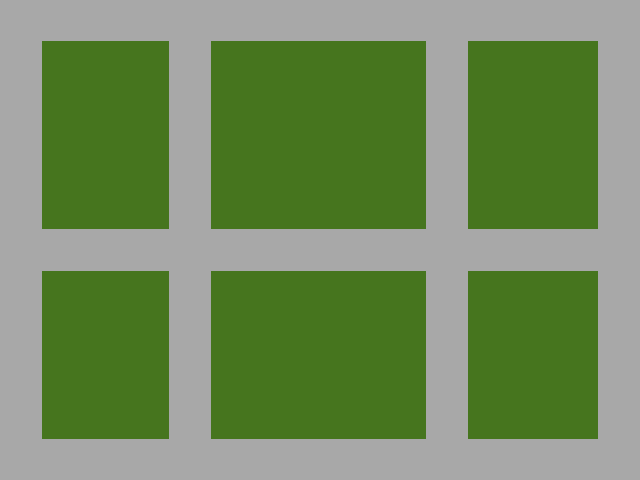
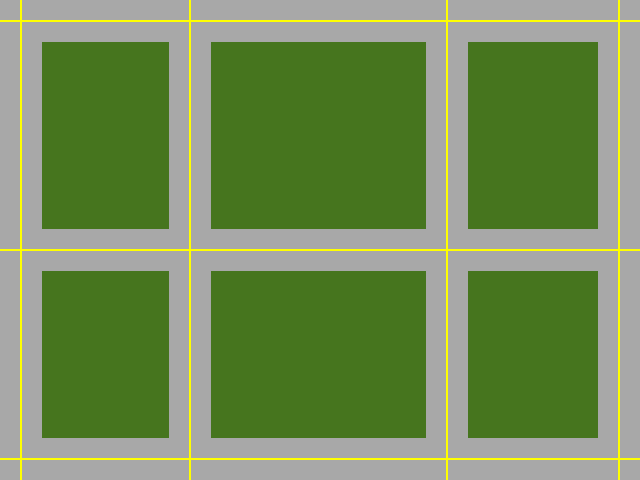
Layer changes from the first 640×480 image to the second:
added group "Road Lines" with 7 layers above "Road" over (0, 0, 640, 480)
added layer "Road Line copy 2" in group "Road Lines" over (618, 0, 620, 480)
added layer "Road Line copy" in group "Road Lines" over (446, 0, 448, 480)
added layer "Road Line copy 6" in group "Road Lines" over (0, 458, 640, 460)
added layer "Road Line copy 5" in group "Road Lines" over (0, 20, 640, 22)
added layer "Road Line copy 4" in group "Road Lines" over (0, 249, 640, 251)
added layer "Road Line copy 3" in group "Road Lines" over (20, 0, 22, 480)
added layer "Road Line" in group "Road Lines" over (189, 0, 191, 480)
added group "Road" (1st of 2) with 7 layers above "Layer 0" over (0, 0, 640, 480)
moved "Road copy 4" into group "Road", painted on it over (39, 438, 617, 480)
moved "Road copy 3" into group "Road" over (6, 229, 617, 271)
moved "Road copy 2" into group "Road", painted on it over (29, 0, 617, 42)
moved "Road copy 6" into group "Road" over (598, 0, 640, 480)
moved "Road copy 5" into group "Road" over (0, 0, 42, 480)
moved "Road copy" into group "Road" over (426, 0, 468, 473)
moved "Road" (2nd of 2, in "Road") into group "Road" over (169, 4, 211, 480)
